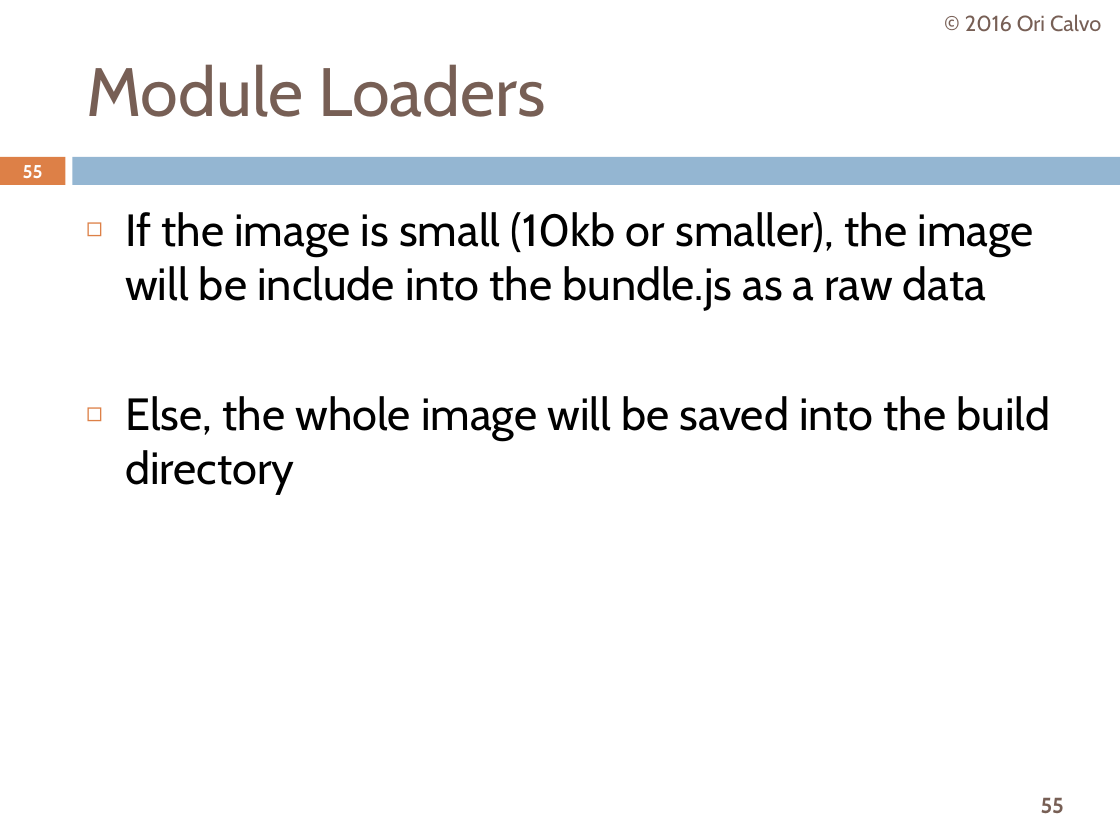
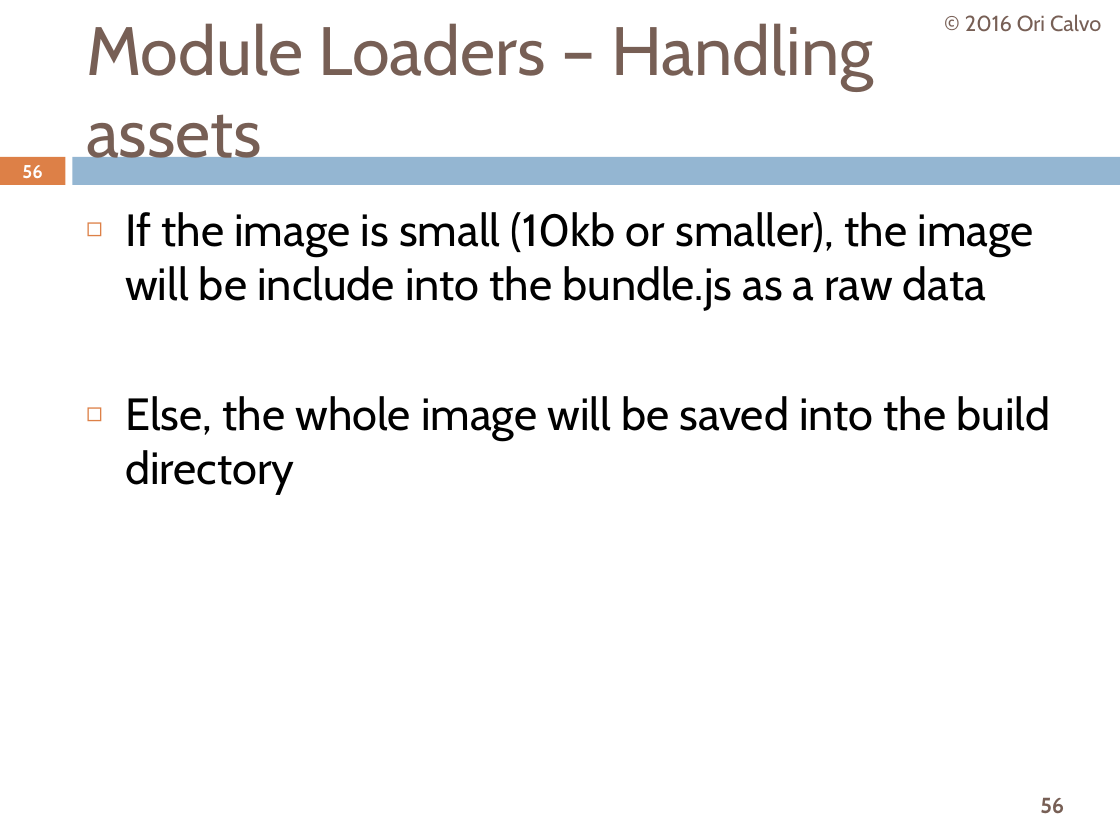
Before and after one commit to oricalvo/course-webpack, a slide deck: slide 56 of Webpack.pptx (slide 55 before the commit). Drawn at 1120x840 pixels with LibreOffice and Linux fonts; fonts in the diff are those of the drawing. Boxes give left, top, right and bottom in pixels: in the first picture for what was removed or moved away, otherwise in the second. Text is boxed around its words. In the diff, an @@ line names an element or a change of style, - is before the commit and + after.

```diff
--- a/Webpack.pptx
+++ b/Webpack.pptx
@@ title at [86,23,873,172]: text changed @@
-Module Loaders
+Module Loaders – Handling assets
@@ page number at [22,165,42,178]: text changed @@
-55
+56
@@ page number at [1040,797,1064,814]: text changed @@
-55
+56
```
Also in this commit, not shown: 81 other slides changed, 4 slides added.
